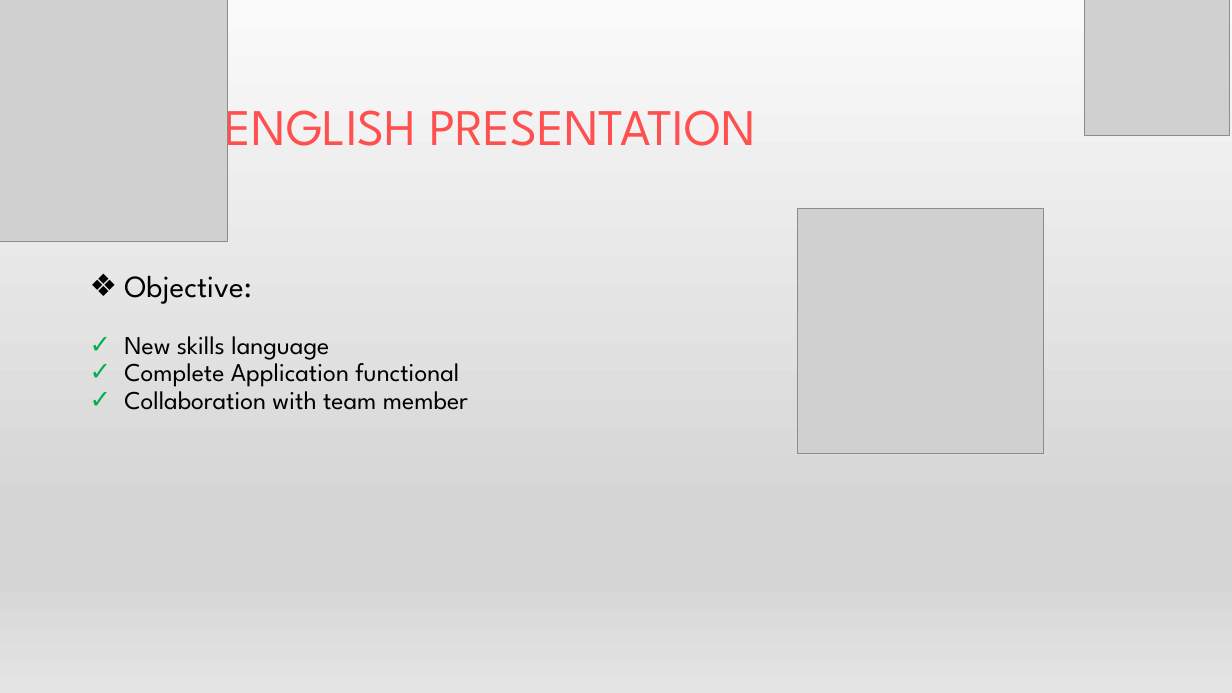
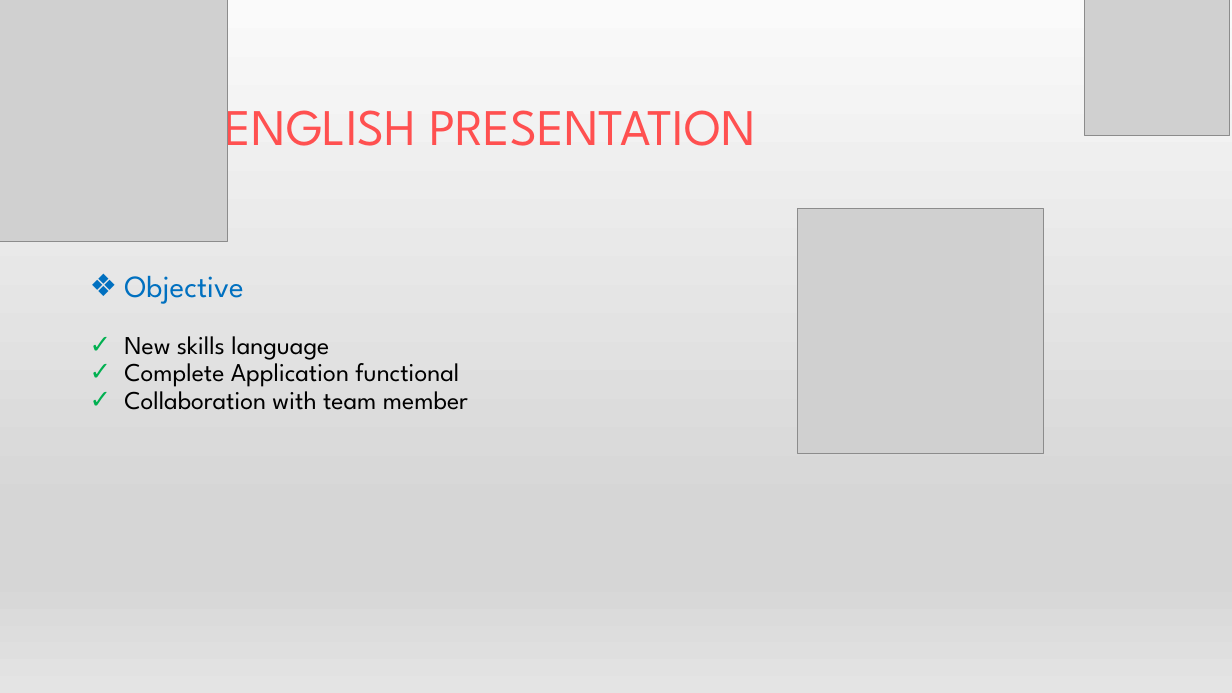
Before and after one commit to S-mkds/CDA-Dossiers-Professionnels, a slide deck: slide 6 of Présentation_Projet_Professionnel.pptx. Drawn at 1232x693 pixels with LibreOffice and Linux fonts; fonts in the diff are those of the drawing; grey boxes stand for pictures. Boxes give left, top, right and bottom in pixels: in the first picture for what was removed or moved away, otherwise in the second. Text is boxed around its words. In the diff, an @@ line names an element or a change of style, - is before the commit and + after.

```diff
--- a/Présentation_Projet_Professionnel.pptx
+++ b/Présentation_Projet_Professionnel.pptx
@@ text at bbox=[124, 275, 243, 304]: text changed; text colour #000000 to #0070C0 @@
-❖ Objective:
+❖ Objective
```
Also in this commit, not shown: 5 other slides changed, 1 slide removed, 2 other files.
